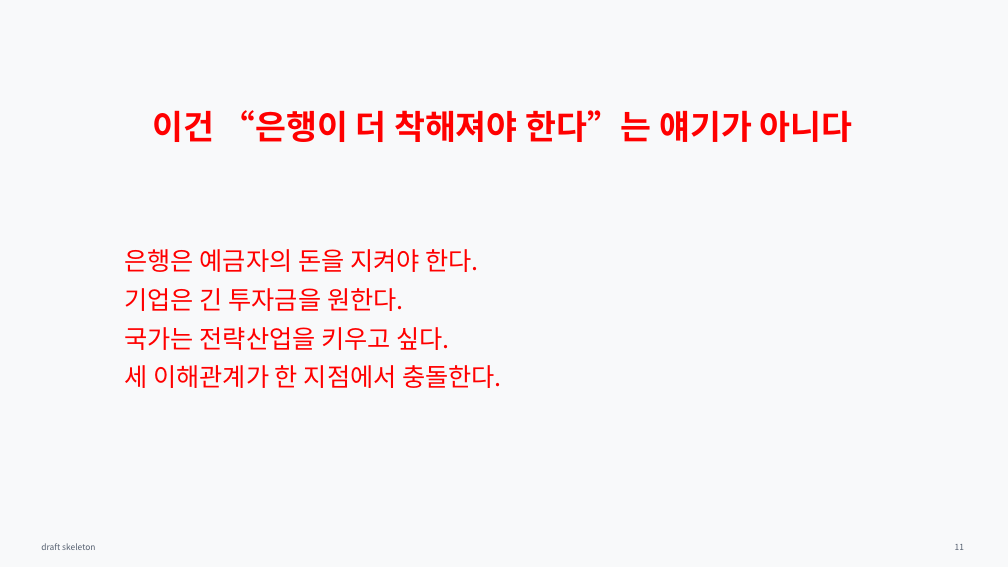
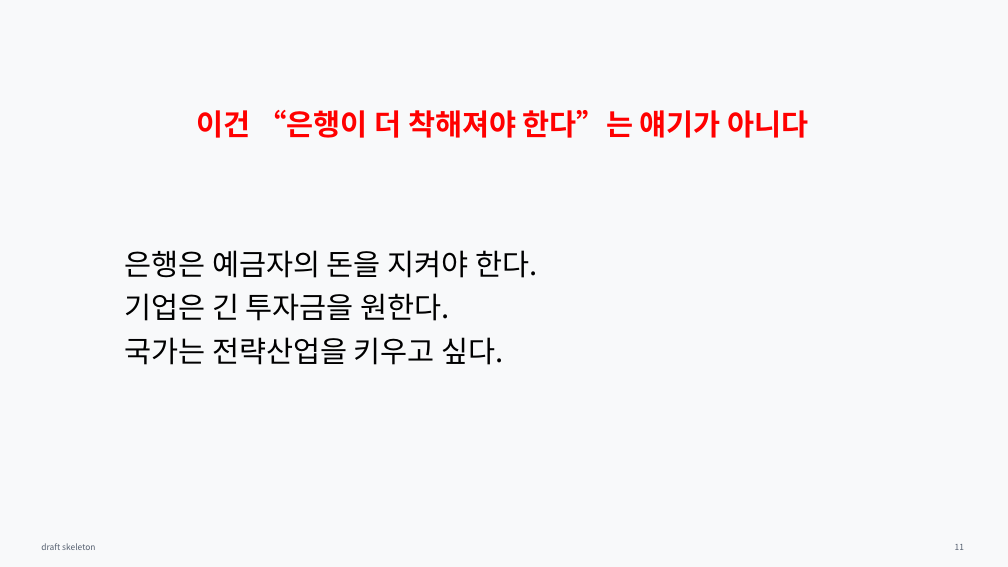
Before and after one commit to Rlearnchan/luddite, a slide deck: slide 11 of outputs/pptx/productive_finance_policy_styled_draft.pptx. Drawn at 1008x567 pixels with LibreOffice and Linux fonts; fonts in the diff are those of the drawing. Boxes give left, top, right and bottom in pixels: in the first picture for what was removed or moved away, otherwise in the second. Text is boxed around its words. In the diff, an @@ line names an element or a change of style, - is before the commit and + after.

```diff
--- a/outputs/pptx/productive_finance_policy_styled_draft.pptx
+++ b/outputs/pptx/productive_finance_policy_styled_draft.pptx
@@ text "이건 “은행이 더 착해져야 한다”는 ..." at <box>197,110,809,138</box>: size 32 to 28 pt @@
@@ text "은행은 예금자의 돈을 지켜야 한다." at <box>125,250,537,365</box>: size 24 to 28 pt, text colour #FF0000 to #000000 @@
@@ text at <box>125,365,502,388</box>: paragraph removed @@
-세 이해관계가 한 지점에서 충돌한다.
```
Also in this commit, not shown: 20 other slides changed, 8 other files.
